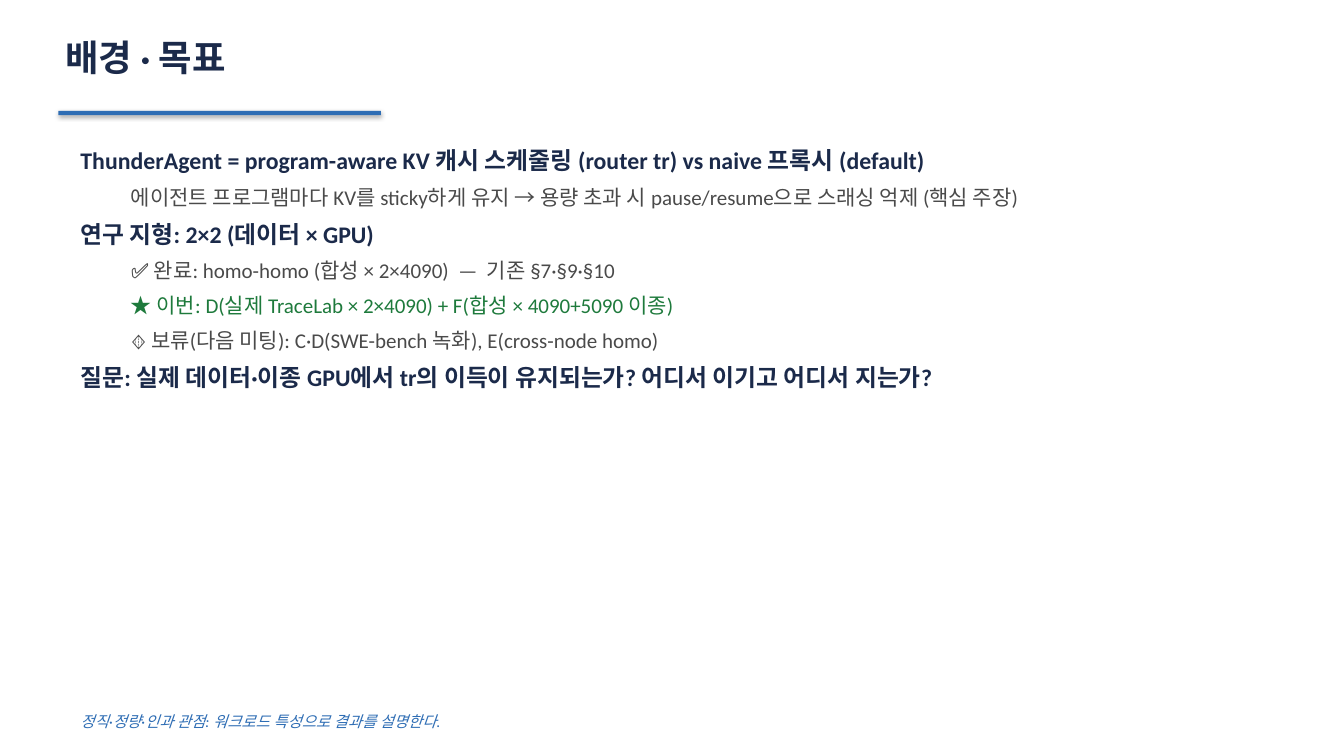
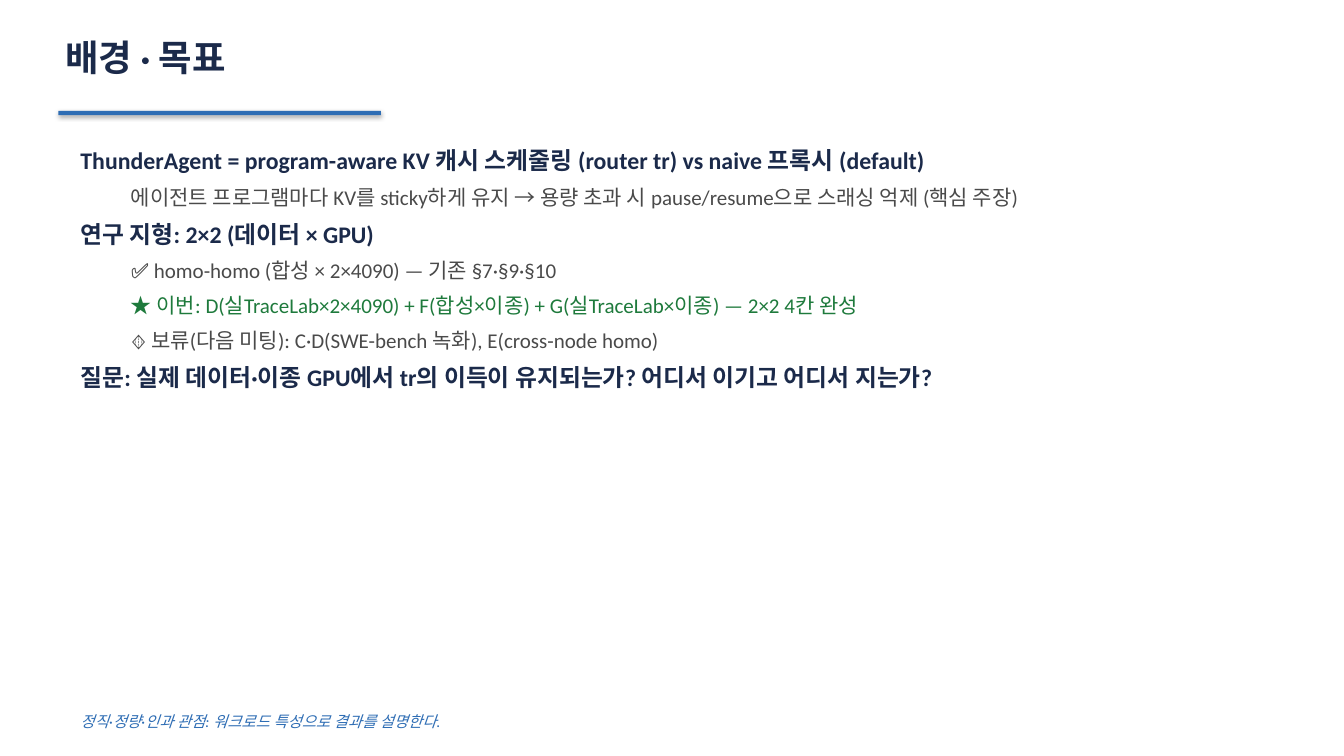
Before and after one commit to kthxo/distserving, a slide deck: slide 2 of meeting_hetero_yunuikang.pptx. Drawn at 1344x756 pixels with LibreOffice and Linux fonts; fonts in the diff are those of the drawing. Boxes give left, top, right and bottom in pixels: in the first picture for what was removed or moved away, otherwise in the second. Text is boxed around its words. In the diff, an @@ line names an element or a change of style, - is before the commit and + after.

```diff
--- a/meeting_hetero_yunuikang.pptx
+++ b/meeting_hetero_yunuikang.pptx
@@ text at <box>154,260,858,316</box>: text changed @@
-  ✅ 완료: homo-homo (합성 × 2×4090) — 기존 §7·§9·§10
-  ★ 이번: D(실제 TraceLab × 2×4090) + F(합성 × 4090+5090 이종)
+  ✅ homo-homo (합성 × 2×4090) — 기존 §7·§9·§10
+  ★ 이번: D(실TraceLab×2×4090) + F(합성×이종) + G(실TraceLab×이종) — 2×2 4칸 완성
```
Also in this commit, not shown: 1 other slide changed, 2 slides added, 2 other files.
